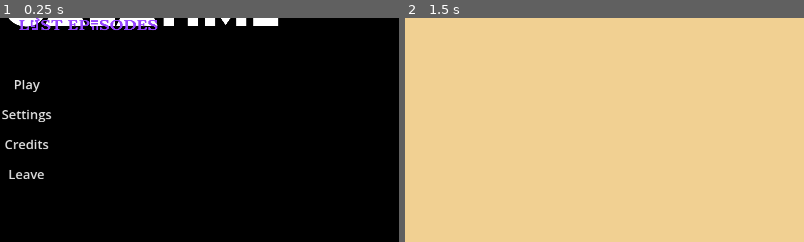
Above: before the commit, frames 1-2 (left to right).
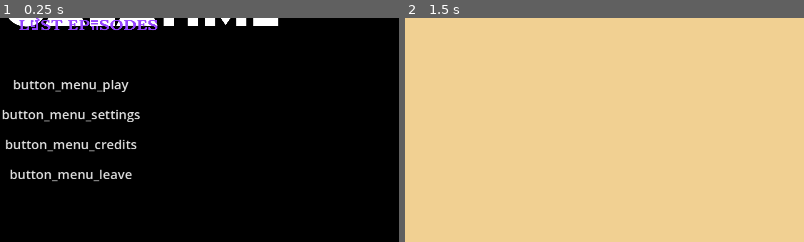
Above: after the commit, the same moments.

Repository: GalaTime-Team/galatime-lost-episodes
Game: Godot game, scene res://Interface/menu.tscn
Same seed, same stepped clock (60 frames per second), same inputs: the game is played once before the commit and once after it.
Inputs:
- Up to frame 1 (0.25 s): no input
- Up to frame 2 (1.5 s): click "Play" (after the commit: "button_menu_play") at 0.5 s; tap Enter at 1.25 s
The pictures show only the part of the screen within x 0-50%, y 40-90%; the shares and areas given below are measured in that part.

The runs differ from the first frame. In frame 1, 2.9% of the frame differs, in the area x 0-36%, y 27-74%; in frame 2, nothing differs.

Commit message:
Linguagem adicionada no settngs
adição de linguagem , funcional por enquanto apenas no menu

Diff:
--- /dev/null
+++ b/Asset/Linguas/translate_gtle.csv
@@ -0,0 +1,5 @@
+key,pt_PT,en,ja
+button_menu_play,Jogar,Play,遊ぶ
+button_menu_settings,Opções,Options,オプション
+button_menu_credits,Créditos,Credits,クレジット
+button_menu_leave,Sair,Exit,出口
--- a/Interface/Volume_controler.tscn
+++ b/Interface/Volume_controler.tscn
@@ -12,6 +12,9 @@
 script = ExtResource("1_fyeai")
 
 [node name="HBoxContainer" type="HBoxContainer" parent="."]
+layout_mode = 2
+offset_right = 561.0
+offset_bottom = 38.0
 theme_override_constants/separation = 30
 
 [node name="Audio_Name" type="Label" parent="HBoxContainer"]
--- a/Interface/menu.tscn
+++ b/Interface/menu.tscn
@@ -71,7 +71,7 @@
 theme_override_colors/font_hover_color = Color(0.54902, 0.54902, 0.54902, 1)
 theme_override_font_sizes/font_size = 31
 theme_override_styles/focus = SubResource("StyleBoxEmpty_ufpx1")
-text = "Play"
+text = "button_menu_play"
 flat = true
 
 [node name="Settings" type="Button" parent="MarginContainer/MenuContainer/HBoxContainer/VBoxContainer" groups=["button"]]
@@ -79,7 +79,7 @@
 theme_override_colors/font_hover_color = Color(0.54902, 0.54902, 0.54902, 1)
 theme_override_font_sizes/font_size = 31
 theme_override_styles/focus = SubResource("StyleBoxEmpty_6yi7m")
-text = "Settings"
+text = "button_menu_settings"
 flat = true
 
 [node name="Credits" type="Button" parent="MarginContainer/MenuContainer/HBoxContainer/VBoxContainer" groups=["button"]]
@@ -87,7 +87,7 @@
 theme_override_colors/font_hover_color = Color(0.54902, 0.54902, 0.54902, 1)
 theme_override_font_sizes/font_size = 31
 theme_override_styles/focus = SubResource("StyleBoxEmpty_30obu")
-text = "Credits"
+text = "button_menu_credits"
 flat = true
 
 [node name="Leave" type="Button" parent="MarginContainer/MenuContainer/HBoxContainer/VBoxContainer" groups=["button"]]
@@ -95,7 +95,7 @@
 theme_override_colors/font_hover_color = Color(0.54902, 0.54902, 0.54902, 1)
 theme_override_font_sizes/font_size = 31
 theme_override_styles/focus = SubResource("StyleBoxEmpty_dw1co")
-text = "Leave"
+text = "button_menu_leave"
 flat = true
 
 [node name="s_menu_click" type="AudioStreamPlayer" parent="."]
--- a/Interface/settings.tscn
+++ b/Interface/settings.tscn
@@ -92,6 +92,24 @@
 layout_mode = 2
 bus_name = "Sfx"
 
+[node name="Label" type="Label" parent="MarginContainer/VBoxContainer/VBoxContainer"]
+layout_mode = 2
+theme_override_font_sizes/font_size = 40
+text = "Languages"
+
+[node name="HBoxLinguas" type="HBoxContainer" parent="MarginContainer/VBoxContainer"]
+layout_mode = 2
+theme_override_constants/separation = 120
+
+[node name="Label" type="Label" parent="MarginContainer/VBoxContainer/HBoxLinguas"]
+layout_mode = 2
+theme_override_font_sizes/font_size = 25
+text = "Language"
+
+[node name="language_button" type="OptionButton" parent="MarginContainer/VBoxContainer/HBoxLinguas"]
+custom_minimum_size = Vector2(250, 0)
+layout_mode = 2
+
 [node name="Back" type="Button" parent="MarginContainer" groups=["button"]]
 layout_mode = 2
 size_flags_horizontal = 8
--- a/Script/settings.gd
+++ b/Script/settings.gd
@@ -5,7 +5,9 @@
 @onready var back_button = $MarginContainer/Back as Button
 @onready var window_button = $MarginContainer/VBoxContainer/WindowMode/Window_button as OptionButton
 @onready var res_button = $MarginContainer/VBoxContainer/ResolutionMode/Res_button as OptionButton
+@onready var language_button = $MarginContainer/VBoxContainer/HBoxLinguas/language_button as OptionButton
 @onready var b_menu_click = $b_menu_click as AudioStreamPlayer
+@onready var current_language = TranslationServer.get_locale() #traduzir atravez do Excel
 
 const RESOLUTION_MODE_DICTIONARY : Dictionary  = {
 	"1920 x 1080" : Vector2i(1920, 1080),
@@ -28,14 +30,22 @@
 	"Borderless Window",
 ]
 
+const LANGUAGE_ARRAY : Array[String] = [
+	"Português",
+	"English",
+	"日本語"
+]
+
 signal back_setting_menu
 
 # Função chamada quando a cena entra pela primeira vez
 func _ready() -> void:
 	add_window_mode_items() #os windows mods para conseguirem ser alterados
 	add_res_mode_items() #as resulotions mods para conseguirem ser alteradas
+	add_language_items() #a language para conseguir ser alterada
 	res_button.item_selected.connect(on_res_mode_selected)
 	window_button.item_selected.connect(on_window_mode_selected)
+	language_button.item_selected.connect(on_language_select)
 	back_button.button_down.connect(on_back_pressed)
 	set_process(false) #processo feito para cosneguir voltar ao menu e ter as informações
 
@@ -55,7 +65,6 @@
 func on_res_mode_selected(index : int) -> void: #para alterar a resulotion mod
 	DisplayServer.window_set_size(RESOLUTION_MODE_DICTIONARY.values()[index])
 
-
 func on_window_mode_selected(index : int) -> void: #para alterar os windows mods
 	match  index:
 		0: #Window Mode
@@ -67,3 +76,19 @@
 		2: #Borderless window
 			DisplayServer.window_set_mode(DisplayServer.WINDOW_MODE_WINDOWED)
 			DisplayServer.window_set_flag(DisplayServer.WINDOW_FLAG_BORDERLESS, true)
+
+func add_language_items() -> void:
+	for language in LANGUAGE_ARRAY:
+		language_button.add_item(language)
+
+func on_language_select(index : int) -> void:
+	match index:
+		0: #Português
+			TranslationServer.set_locale("pt_PT")
+			current_language = "pt_PT"
+		1: #English
+			TranslationServer.set_locale("en")
+			current_language = "en"
+		2: #日本語
+			TranslationServer.set_locale("ja")
+			current_language = "ja"
Not shown, added: Asset/Linguas/translate_gtle.csv.import
Binary file added: Asset/Linguas/translate_gtle.en.translation
Binary file added: Asset/Linguas/translate_gtle.ja.translation
Binary file added: Asset/Linguas/translate_gtle.pt_PT.translation
